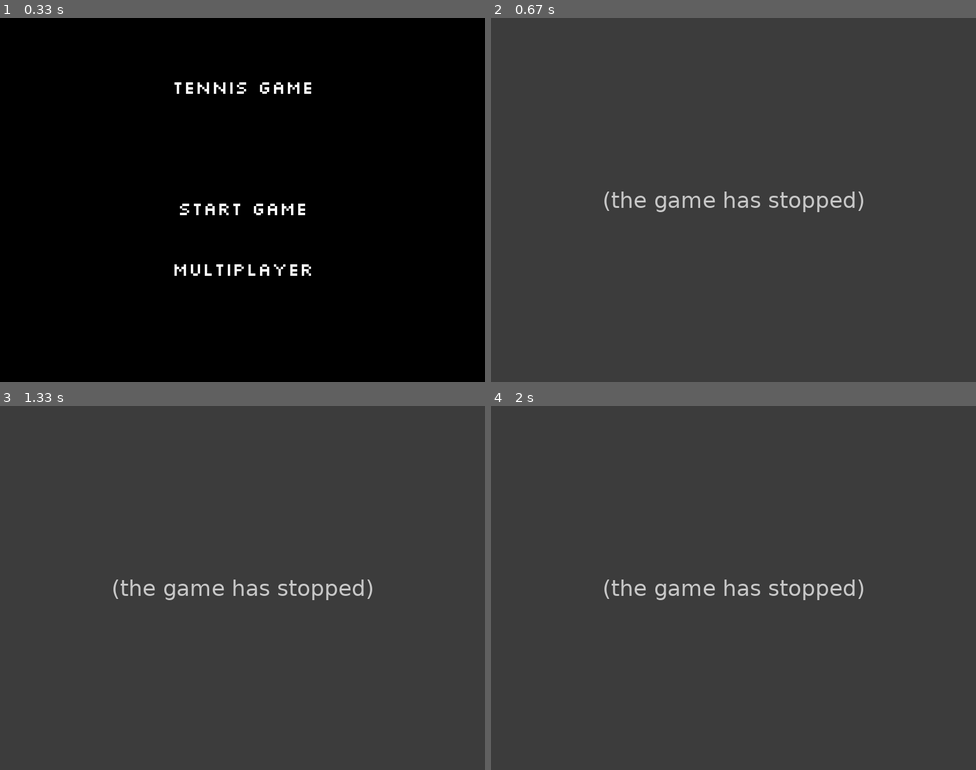
Above: before the commit, frames 1-4 (two rows, left to right).
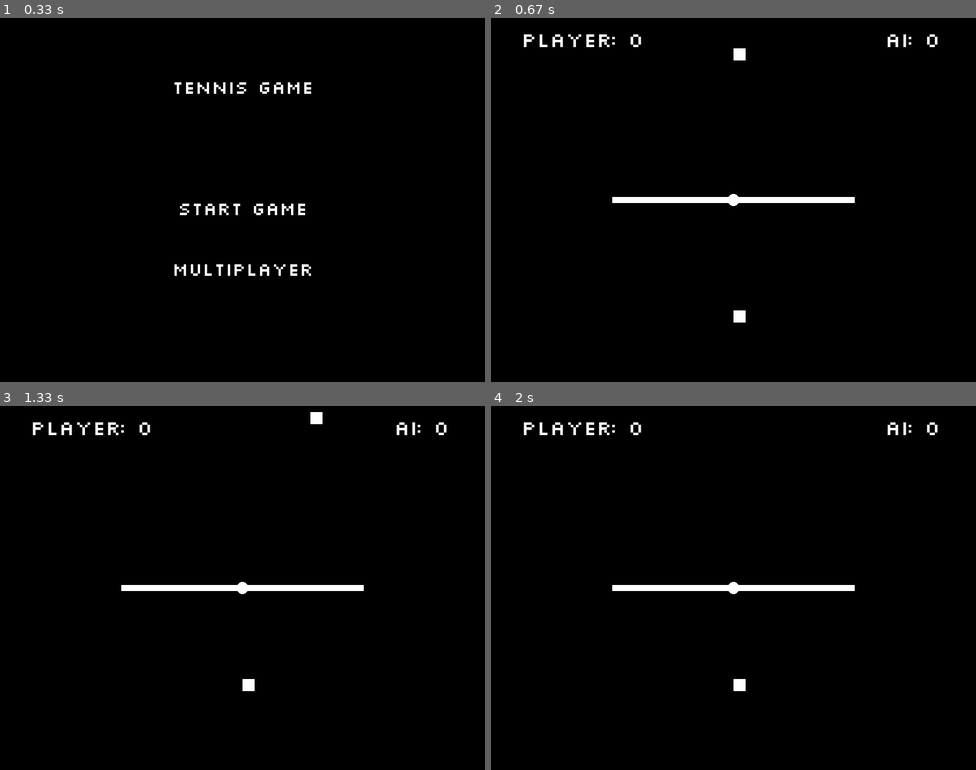
Above: after the commit, the same moments.

Repository: nickbarrie/pygame-tennis
Game: pygame game, started from game.py
Same seed, same stepped clock (60 frames per second), same inputs: the game is played once before the commit and once after it.
Inputs (mouse positions are in pixels of both pictures, inside the frame that each line leads up to):
- Up to frame 1 (0.33 s): no input
- Up to frame 2 (0.67 s): click "Start Game" at 0.38 s
- Up to frame 3 (1.33 s): hold D 0.67-1.13 s; move the mouse to (223, 602) at 0.7 s; hold W from 1.17 s (still down)
- Up to frame 4 (2 s): release W at 1.47 s

Frame 1 is identical in both runs. In frame 2, 100% of the frame differs, in the area x 0-100%, y 0-100%; in frame 3, 100%; in frame 4, 100%.
Error before the commit: AttributeError: 'NoneType' object has no attribute 'serving' (game.py line 164); the game stopped at 0.38 s (later frames are placeholders)

Commit message:
try to fix scoring

Diff:
--- a/game.py
+++ b/game.py
@@ -86,6 +86,10 @@
         else:
             self.local_player = self.ai_player  # Player 2
             self.remote_player = self.player  # Player 1 (opponent)
+
+    def load_single_player(self):
+        """ Load single player game state """
+        self.local_player = self.player
 
     def send_player_data(self):
         """ Send player data to the server """
@@ -258,6 +262,8 @@
             game.update_game_multiplayer()
             game.draw_game()
         elif game_state == "GAME":
+            if not game.local_player:
+                game.load_single_player()
             game.handle_game_events()
             game.update_game()
             game.draw_game()
--- a/player.py
+++ b/player.py
@@ -48,7 +48,7 @@
         pygame.draw.rect(screen, RED, swing_area)
 
     def is_ball_in_swing_area(self, ball):
-        swing_area = pygame.Rect(self.x + self.width, self.y, 40, 20)
+        swing_area = pygame.Rect(self.x + self.width, self.y, 400, 200)
         ball_rect = pygame.Rect(ball.x - ball.radius, ball.y - ball.radius, ball.radius * 2, ball.radius * 2)
         return swing_area.colliderect(ball_rect) > 0
 
--- a/server.py
+++ b/server.py
@@ -49,39 +49,42 @@
         """ Check if the ball is still in play"""
             # Out of bounds horizontally (left or right)
         if self.ball.x < 0 or self.ball.x > WINDOW_WIDTH:
-            self.ball.reset_ball()
-            print("Ball out of bounds")
-            if self.ball.speed_y > 0:  # Ball was moving towards player 2's side
+            print("Ball out of bounds horizontally")
+            if self.ball.speed_y < 0:  # Ball was moving towards player 2's side
                 self.handle_point_scored(self.player_1)
             else:  # Ball was moving towards player 1's side
                 self.handle_point_scored(self.player_2)
+            self.ball.reset_ball()
 
         # Out of bounds vertically (top or bottom)
         elif self.ball.y < 0 or self.ball.y > WINDOW_HEIGHT:
-            self.ball.reset_ball()
-            print("Ball out of bounds")
-            if self.ball.y < 0:  # Ball hit out on player 1's side
+
+            print("Ball out of bounds vertically")
+            if self.ball.speed_y < 0:  # Ball hit out on player 1's side
                 self.handle_point_scored(self.player_2)
             else:  # Ball hit out on player 2's side
                 self.handle_point_scored(self.player_1)
+            self.ball.reset_ball()
 
         # Net collision
         elif self.ball.check_net_collision(self.net):  # Ball hit the net and did not cross it
-            self.ball.reset_ball()
+
             print("Ball hit the net")
-            if self.ball.speed_y < 0:  # ball bounces backwards to player 2's side
+            if self.ball.speed_y > 0:  # ball bounces backwards to player 2's side
                 self.handle_point_scored(self.player_1)
             else:  # Ball was moving towards player 1's side
                 self.handle_point_scored(self.player_2)
+            self.ball.reset_ball()
 
         # Check for multiple bounces
         elif self.ball.bounce_count > 1:  # If ball bounces more than once
-            self.ball.reset_ball()
+
             print("Ball bounced more than once")
-            if self.ball.y > 0:  # Player 1 hit the ball last, so Player 1 wins the point
+            if self.ball.speed_y < 0:   # Player 1 hit the ball last, so Player 1 wins the point
                 self.handle_point_scored(self.player_1)
             else:  # Player 2 hit the ball last, so Player 1 wins the point
-                self.handle_point_scored(self.player_1)
+                self.handle_point_scored(self.player_2)
+            self.ball.reset_ball()
 
         # Ball is still in play
         else:
@@ -112,9 +115,15 @@
             self.ball.move()
             self.check_ball_in_play()
 
+        print("can be hit", self.ball.can_be_hit())
+        print("player 1 swing area", self.player_1.is_ball_in_swing_area(self.ball))
+        print("player 2 swing area", self.player_2.is_ball_in_swing_area(self.ball))
+        print("player 1 swinging", self.game_state['players'][0]['swinging'])
+        print("player 2 swinging", self.game_state['players'][1]['swinging'])
 
         # Player 1 Swinging Logic
         if self.player_1.is_ball_in_swing_area(self.ball) and self.ball.can_be_hit() and self.game_state['players'][0]['swinging']:
+            print("Player 1 hit the ball")
             self.ball.speed_y = self.player_1.swing_speed_y * self.player_1.side
             self.ball.speed_x = self.player_1.swing_speed_x * Random.choice([-1, 1])
             self.ball.speed_z = self.player_1.swing_speed_z
@@ -122,6 +131,7 @@
 
         # Player 2 (or AI) Swinging Logic
         if self.player_2.is_ball_in_swing_area(self.ball) and self.ball.can_be_hit() and self.game_state['players'][1]['swinging']:
+            print("Player 2 hit the ball")
             self.ball.speed_y = self.player_2.swing_speed_y * self.player_2.side
             self.ball.speed_x = self.player_2.swing_speed_x * Random.choice([-1, 1])
             self.ball.speed_z = self.player_2.swing_speed_z
